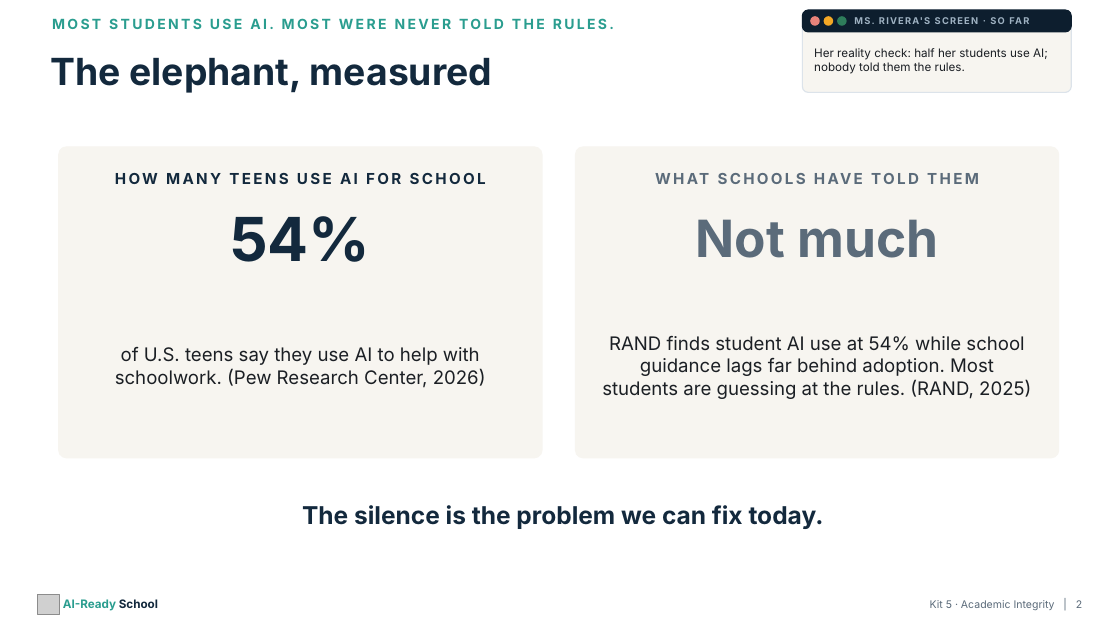
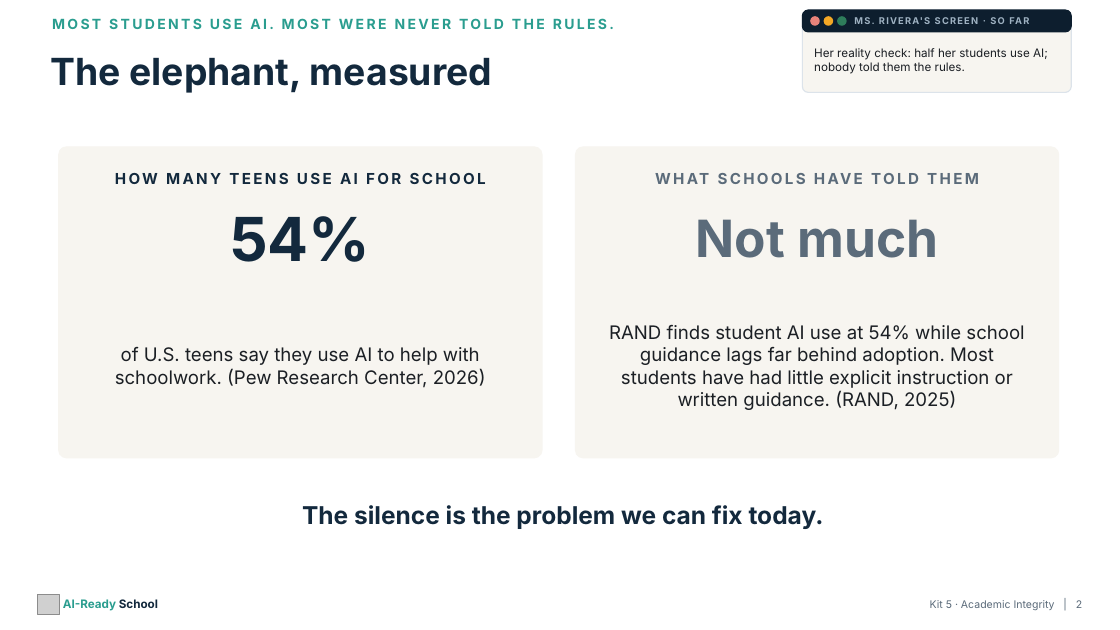
Before and after one commit to aspinozzi1/Ai-School-Ready, a slide deck: slide 2 of kits/kit05/Kit05_PresentationDeck.pptx. Drawn at 1120x630 pixels with LibreOffice and Linux fonts; fonts in the diff are those of the drawing; grey boxes stand for pictures. Boxes give left, top, right and bottom in pixels: in the first picture for what was removed or moved away, otherwise in the second. Text is boxed around its words. In the diff, an @@ line names an element or a change of style, - is before the commit and + after.

```diff
--- a/kits/kit05/Kit05_PresentationDeck.pptx
+++ b/kits/kit05/Kit05_PresentationDeck.pptx
@@ text at (609, 325, 1024, 410): text changed @@
-RAND finds student AI use at 54% while school guidance lags far behind adoption. Most students are guessing at the rules. (RAND, 2025)
+RAND finds student AI use at 54% while school guidance lags far behind adoption. Most students have had little explicit instruction or written guidance. (RAND, 2025)
```
Also in this commit, not shown: 1 other slide changed, 36 other files.
